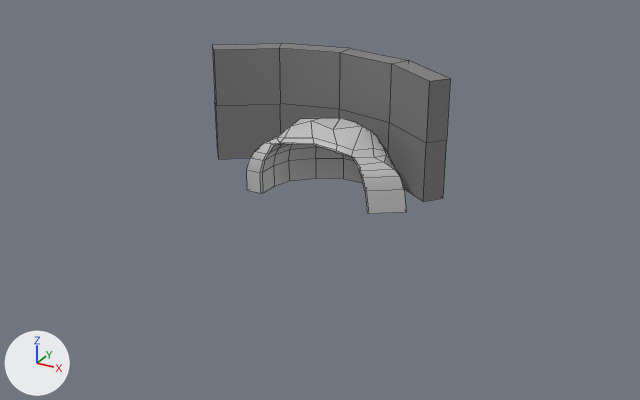
What one commit did to the FBX model Assets/scene_maya_decor/export_fbx/background_pierre.fbx.
Both versions are drawn from a 50 mm lens placed at (0.16, -0.318, 0.15), pointed at (-0.007, -0.015, -0.001). The axes (+X, +Y, +Z) are drawn at lower left. The lights are the same throughout. Mesh edges are drawn as thin lines. Where no turn or scale is listed for an object, it has been applied to the vertices.
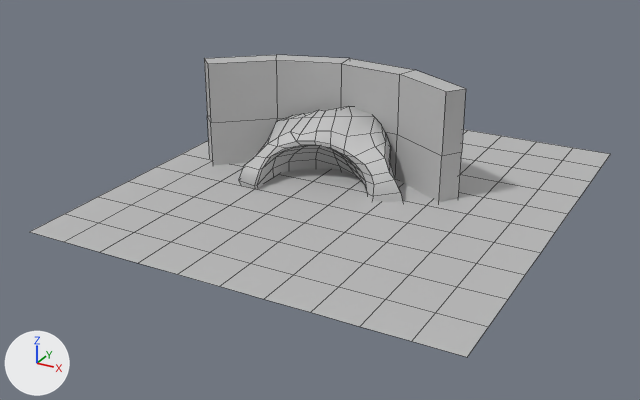
Changed parts and their boxes [x1, y1, x2, y2] in the pictures (640 x 400 px):
'pPlane1', added: after [30, 129, 610, 357]
'pCube5', recoloured, moved, turned, rescaled: before [212, 43, 450, 202]; after [204, 55, 466, 202]
'pCube4', reshaped, moved: before [247, 118, 406, 214]; after [239, 106, 403, 202]

Diff of the bpy script that builds the scene:
```diff
--- a/Assets/scene_maya_decor/export_fbx/background_pierre.fbx.py
+++ b/Assets/scene_maya_decor/export_fbx/background_pierre.fbx.py
@@ mat_falaise_txt @@
+mat_falaise_txt = principled_material('falaise_txt')
+mat_falaise_txt.base_color = (0.5, 0.5, 0.5)  # grey #bcbcbc
@@ me_mesh_001 @@
 me_mesh_001.from_pydata(...)  # 30 vertices, 28 faces; spans x -6.04..6.04, y -2.73..2.73, z -0.5..2.86
-me_mesh_001.materials.append(mat_lambert2)  # grey #7e7e7e
+me_mesh_001.materials.append(mat_falaise_txt)  # grey #bcbcbc
@@ me_mesh @@
 # used by ob_pcube4; location = (-0.0407, -0.0079, 0.0)
-me_mesh.from_pydata(...)  # 141 vertices, 134 faces; spans x -0.0039..0.0677, y -0.005..0.0379, z -0.0052..0.026
+me_mesh.from_pydata(...)  # 141 vertices, 134 faces; spans x -0.0358..0.0357, y -0.0296..0.0214, z -0.0162..0.0196
+# me_mesh part 1: 141 of 141 vertices moved; they spanned x -0.0039..0.0677, y -0.005..0.0379, z -0.0052..0.026 and now span x -0.0358..0.0357, y -0.0296..0.0214, z -0.0162..0.0196; mean shift (-0.0322, -0.0154, -0.0104); largest move (0.0374, 0.0265, 0.0147) -> (-0.0003, 0.0001, 0.0016)
 me_mesh.materials.append(mat_lambert1)
@@ me_mesh_001_1 @@
+me_mesh_001_1.from_pydata(...)  # 121 vertices, 100 faces; spans x -0.09..0.09, y -0.098..0.098, z 0.0
+me_mesh_001_1.materials.append(mat_lambert1)  # grey #bcbcbc
@@ ob_pcube5 @@
 ob_pcube5 = bpy.data.objects.new('pCube5', me_mesh_001)
-ob_pcube5.location = (-0.0263, 0.0451, 0.0208)
-ob_pcube5.rotation_euler = (1.571, 0.0, 0.0)  # degrees (90, 0, 0)
-ob_pcube5.scale = (0.01, 0.01, 0.01)
+ob_pcube5.parent = ob_background
+ob_pcube5.location = (-1.722, 2.075, -2.844)
+ob_pcube5.rotation_euler = (0.0, 0.0976, 0.0)  # degrees (0, 5.6, 0)
@@ ob_pcube4 @@
 ob_pcube4 = bpy.data.objects.new('pCube4', me_mesh)
-ob_pcube4.location = (-0.0407, -0.0079, 0.0)
+ob_pcube4.location = (-0.0088, 0.0085, 0.0101)
@@ ob_background @@
+ob_background = bpy.data.objects.new('background', None)
+ob_background.location = (0.0, 0.0, 0.0)
+ob_background.rotation_euler = (1.571, 0.0, 0.0)  # degrees (90, 0, 0)
+ob_background.scale = (0.01, 0.01, 0.01)
@@ ob_pplane1 @@
+ob_pplane1 = bpy.data.objects.new('pPlane1', me_mesh_001_1)
+ob_pplane1.location = (0.0, 0.0, 0.0)
```
